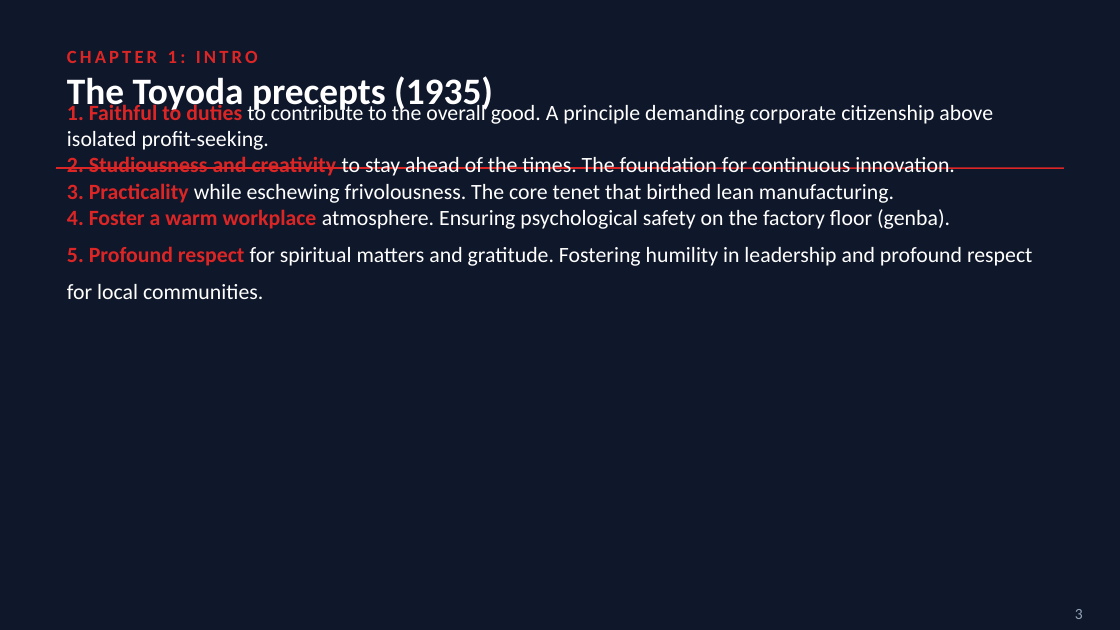
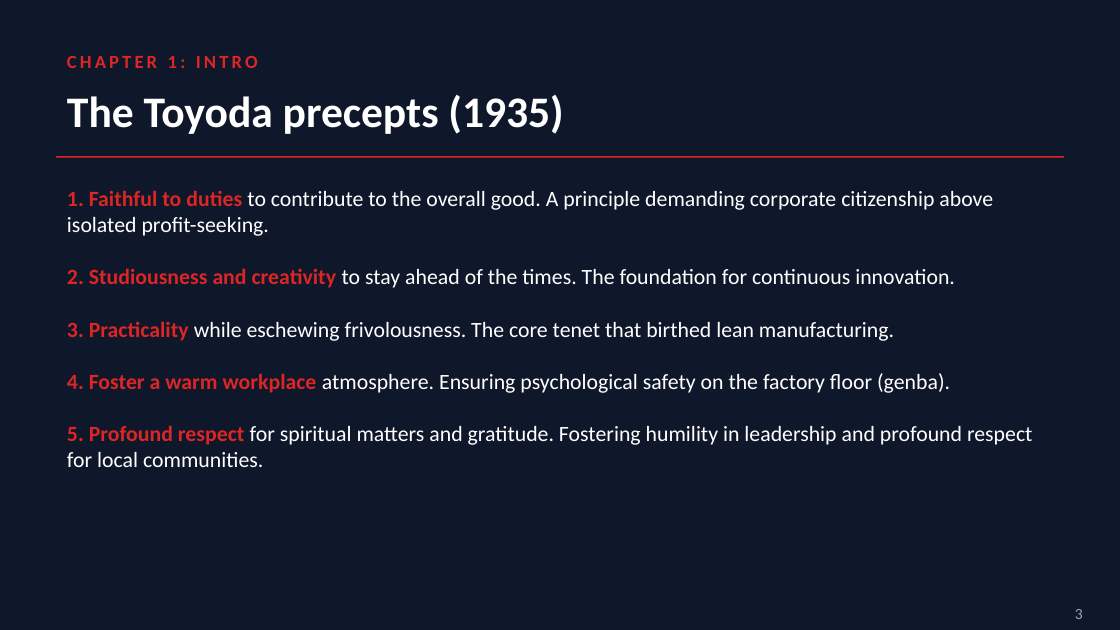
Before and after one commit to paymybills/EOMPresentation, a slide deck: slide 3 of EOM_Presentation.pptx. Drawn at 1120x630 pixels with LibreOffice and Linux fonts; fonts in the diff are those of the drawing. Boxes give left, top, right and bottom in pixels: in the first picture for what was removed or moved away, otherwise in the second. Text is boxed around its words. In the diff, an @@ line names an element or a change of style, - is before the commit and + after.

```diff
--- a/EOM_Presentation.pptx
+++ b/EOM_Presentation.pptx
@@ text "CHAPTER 1: INTRO" at [67,56,258,68]: vertical alignment middle to top @@
@@ text "The Toyoda precepts (1935)": place and size @@
-text "The Toyoda precepts (1935)" at [67,76,493,114]
+text "The Toyoda precepts (1935)" at [67,95,563,134]
@@ text "The Toyoda precepts (1935)" at [67,95,563,134]: size 24 to 28 pt; vertical alignment middle to top @@
@@ line moved from (56, 168) - (1064, 168) to (56, 157) - (1064, 157) @@
@@ text "1. Faithful to duties to ...": place and size @@
-text "1. Faithful to duties to ..." at [67,102,1032,299]
+text "1. Faithful to duties to ..." at [67,190,1032,467]
@@ text "1. Faithful to duties to ..." at [67,190,1032,467]: line spacing 24pt to 1; vertical alignment middle to top @@
```
Also in this commit, not shown: 16 other slides changed, 1 other file.
